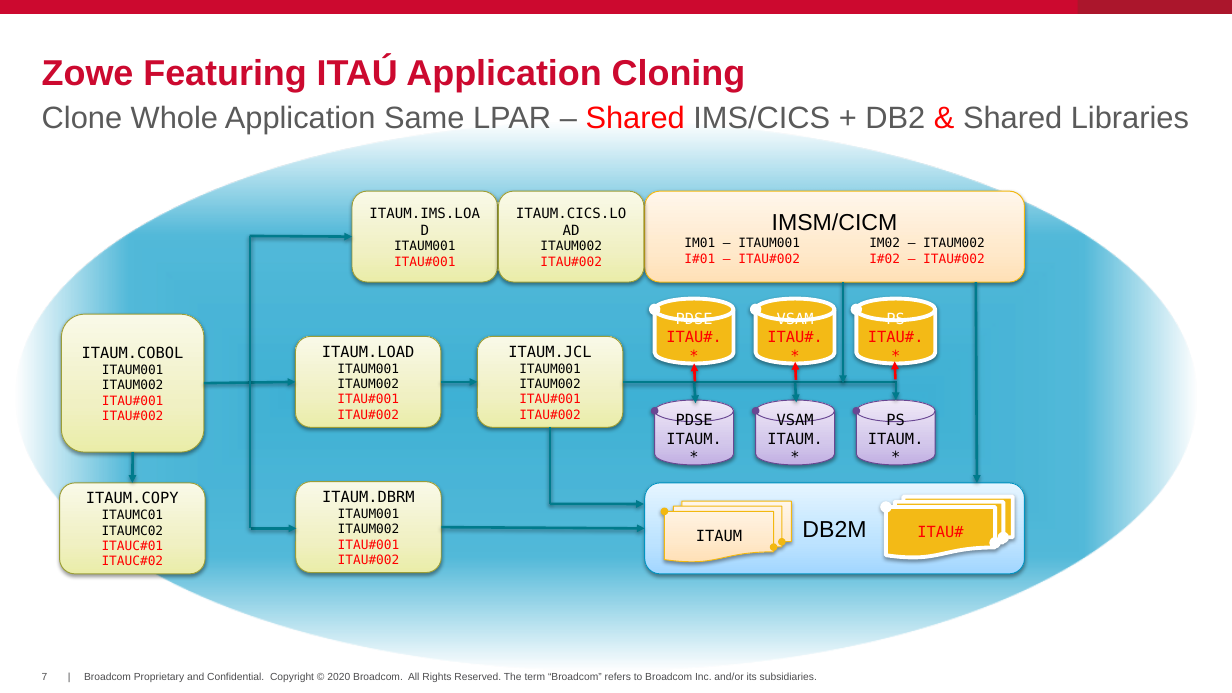
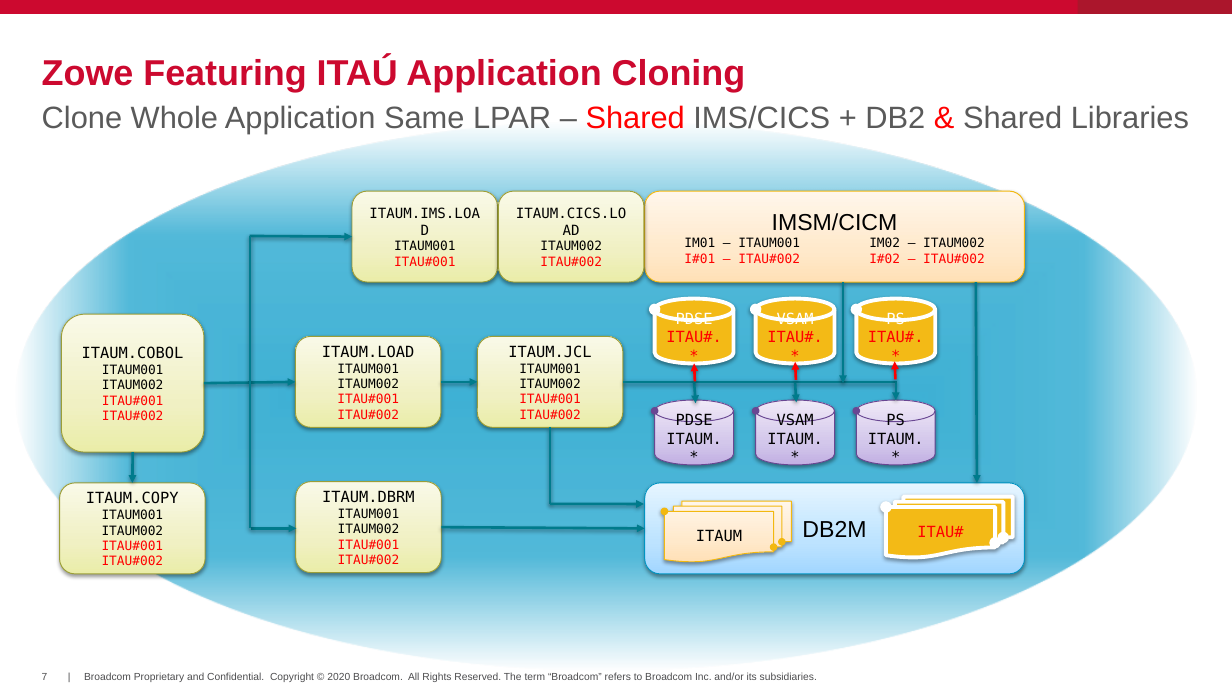
Before and after one commit to drb1972/ITAU, a slide deck: slide 7 of ITAU.pptx. Drawn at 1232x693 pixels with LibreOffice and Linux fonts; fonts in the diff are those of the drawing; background and template pictures are left out. Boxes give left, top, right and bottom in pixels: in the first picture for what was removed or moved away, otherwise in the second. Text is boxed around its words. In the diff, an @@ line names an element or a change of style, - is before the commit and + after.

```diff
--- a/ITAU.pptx
+++ b/ITAU.pptx
@@ text in rounded rectangle at <box>102,509,164,565</box>: text changed @@
-ITAUMC01
-ITAUMC02
-ITAUC#01
-ITAUC#02
+ITAUM001
+ITAUM002
+ITAU#001
+ITAU#002
```
Also in this commit, not shown: 3 other slides changed, 5 other files.
